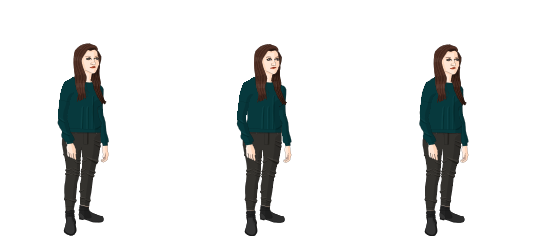
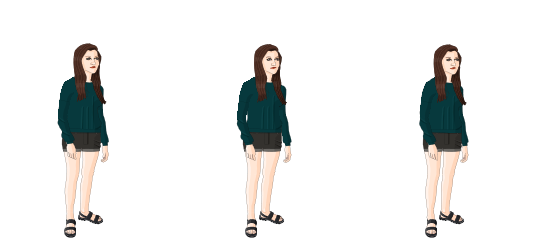
The second 540x240 image is a revision of the first. Changes to its layers:
renamed "RightLeg.png-Kopie #2" to "RightJeansShorts.png-Kopie #2", moved it above "RightJeans.png-Kopie", painted on it over 422, 133, 445, 211
hid "RightJeans.png-Kopie" over 422, 133, 444, 211
added layer "ThickDoubleStrapSandalsRight.png-Kopie #2" in group "RightPieces" over 425, 218, 437, 238
hid "RightBoot.png-Kopie #1" over 424, 210, 438, 236
added layer "LeftJeansShorts.png-Kopie #2" in group "RightPieces" over 442, 130, 462, 152
hid "LeftJeans.png-Kopie" over 439, 130, 462, 207
added layer "ThickDoubleStrapSandalsLeft.png-Kopie #2" in group "RightPieces" over 439, 210, 465, 225
hid "LeftAnkleBoots.png-Kopie #1" over 439, 205, 465, 223
added layer "RightJeansShorts.png-Kopie #1" in group "MiddlePieces" over 242, 132, 265, 152
hid "RightTrouser.png-Kopie #1" over 242, 132, 265, 211
added layer "ThickDoubleStrapSandalsRight.png-Kopie #1" in group "MiddlePieces" over 245, 218, 257, 238
hid "RightBoot.png-Kopie" over 244, 210, 258, 236
added layer "LeftJeansShorts.png-Kopie #1" in group "MiddlePieces" over 262, 129, 282, 152
hid "LeftTrouser.png-Kopie #1" over 259, 131, 282, 207
added layer "ThickDoubleStrapSandalsLeft.png-Kopie #1" in group "MiddlePieces" over 259, 210, 285, 225
hid "LeftBoots.png-Kopie" over 259, 205, 285, 223
painted on "GreenTop.png-Kopie" over 67, 90, 102, 210
added layer "RightJeansShorts.png-Kopie" in group "LeftPieces" over 61, 133, 84, 152
hid "RightTrouser.png-Kopie" over 61, 133, 84, 211
hid "RightAnkleBoots.png-Kopie" over 63, 209, 77, 236
added layer "LeftJeansShorts.png-Kopie" in group "LeftPieces" over 81, 133, 101, 152
hid "LeftTrouser.png-Kopie" over 79, 133, 101, 207
added layer "ThickDoubleStrapSandalsLeft.png-Kopie" in group "LeftPieces" over 78, 210, 104, 225
hid "LeftAnkleBoots.png-Kopie" over 78, 204, 104, 223
…and 1 more changes (1 added)